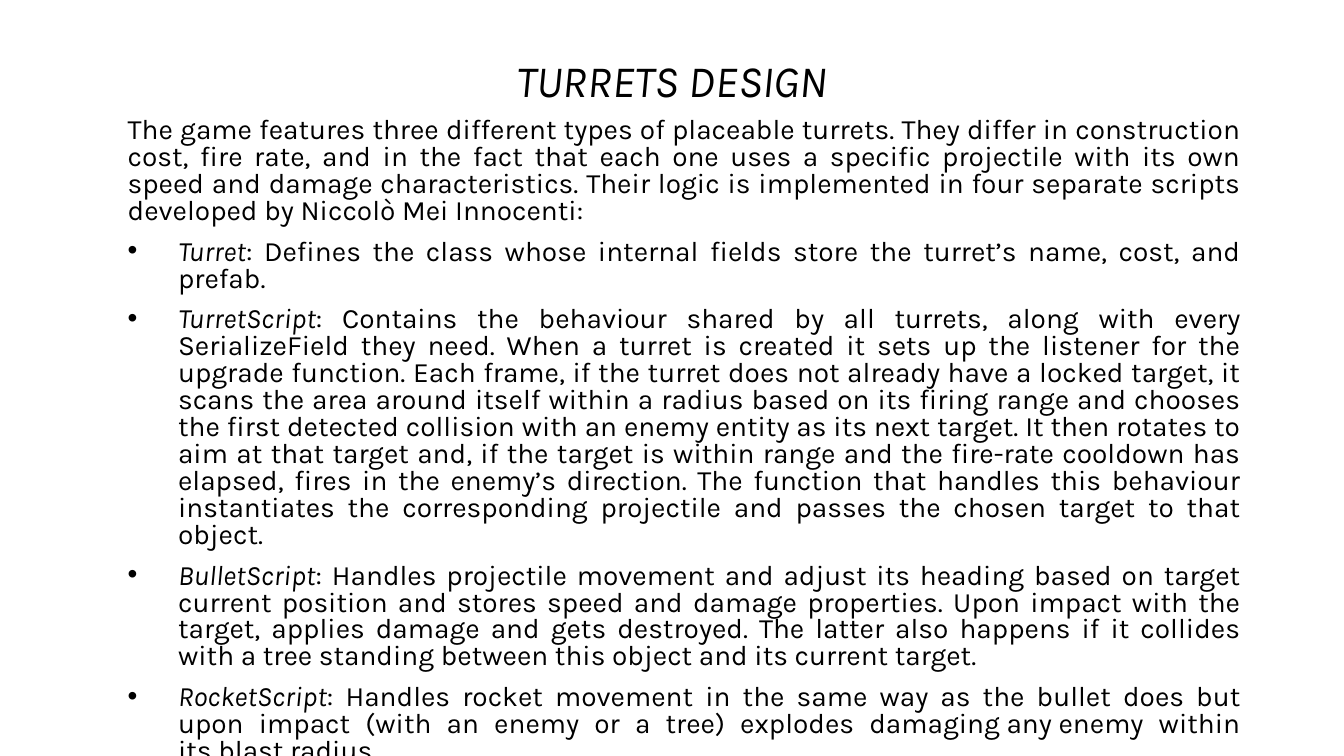
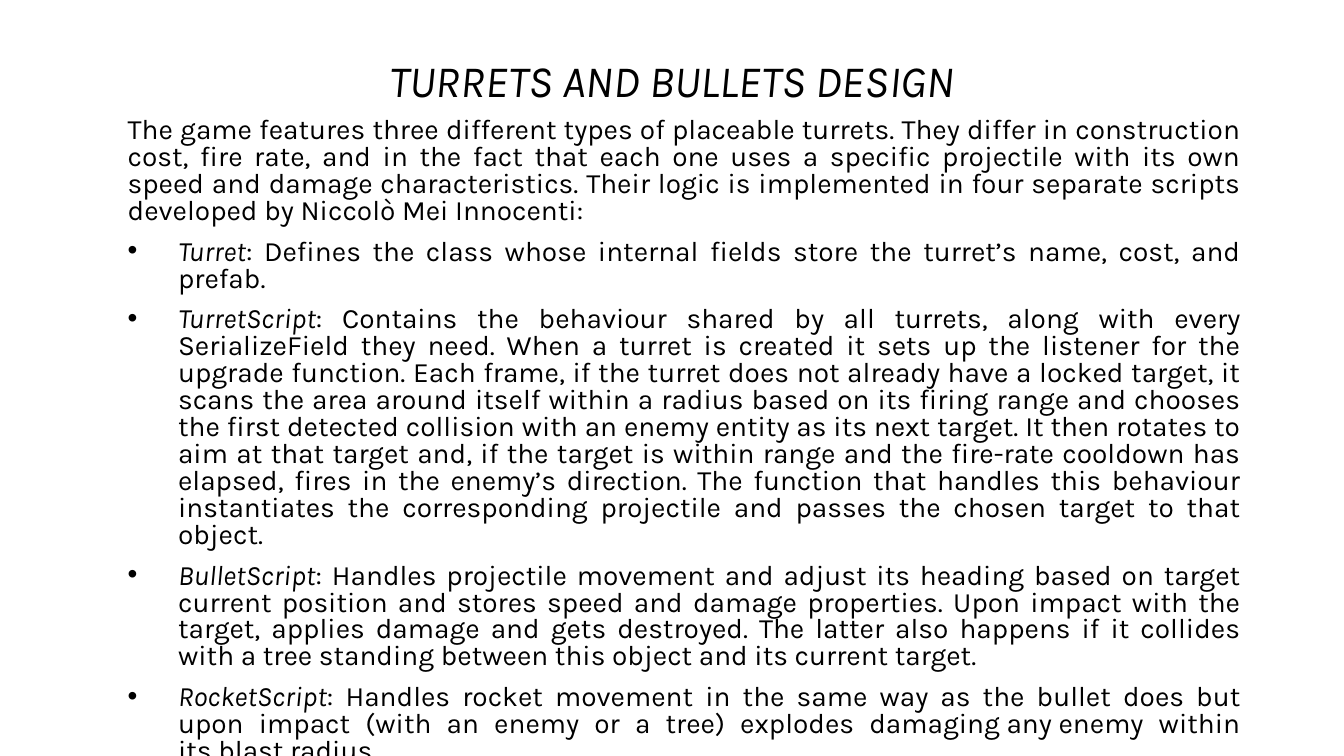
Before and after one commit to DheAnto/TowerDefence, a slide deck: slide 9 of Report Game Dev Eng version.pptx (slide 6 before the commit). Drawn at 1344x756 pixels with LibreOffice and Linux fonts; fonts in the diff are those of the drawing. Boxes give left, top, right and bottom in pixels: in the first picture for what was removed or moved away, otherwise in the second. Text is boxed around its words. In the diff, an @@ line names an element or a change of style, - is before the commit and + after.

```diff
--- a/Report Game Dev Eng version.pptx
+++ b/Report Game Dev Eng version.pptx
@@ title at (389, 68, 954, 98): text changed @@
-TURRETS DESIGN
+TURRETS AND BULLETS DESIGN
```
Also in this commit, not shown: 2 other slides changed, 4 slides added, 1 slide removed.
